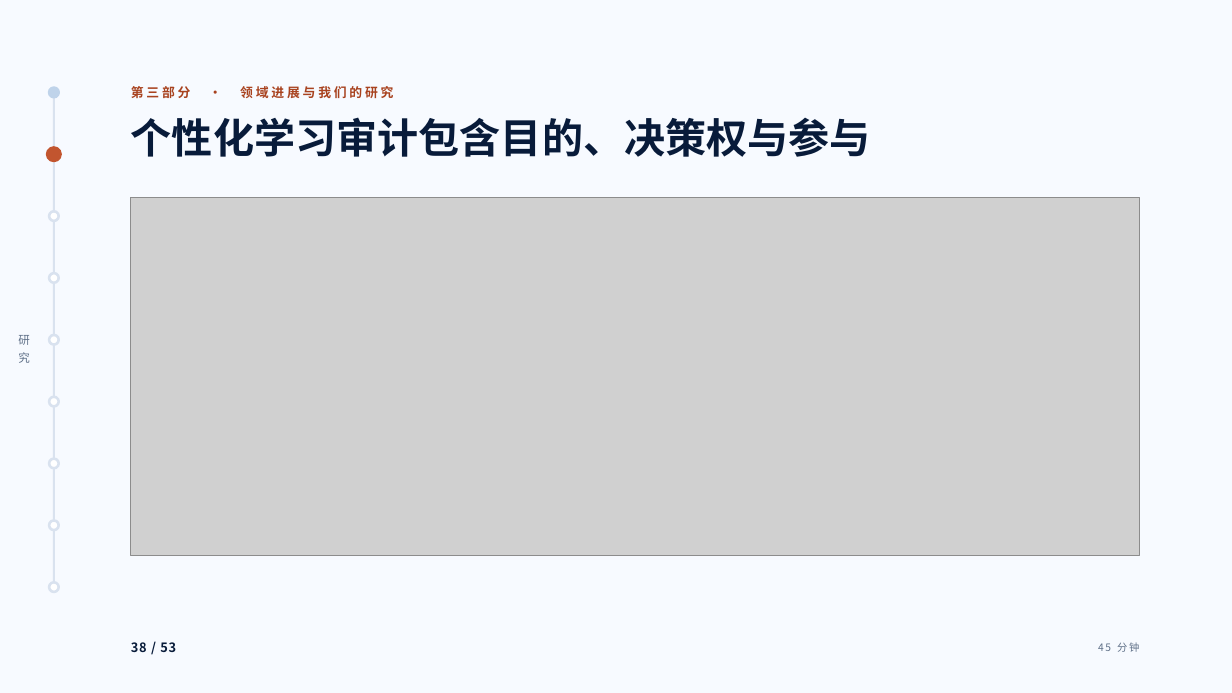
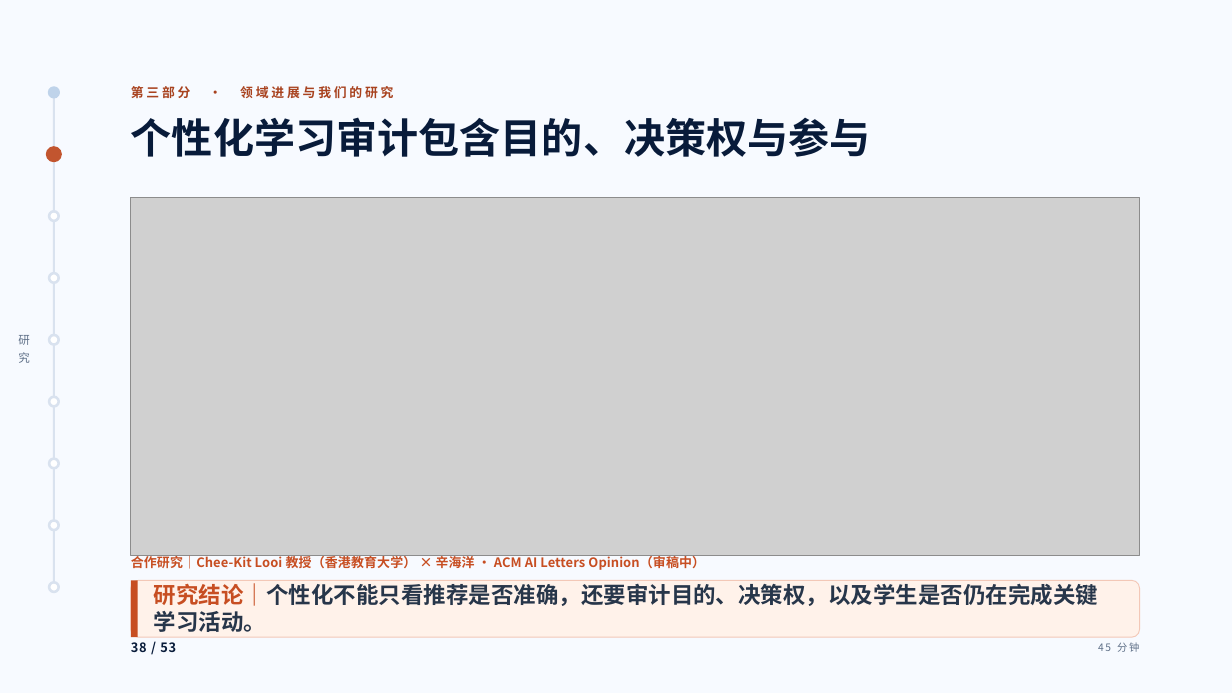
Before and after one commit to tonyxinvip/slides, a slide deck: slide 38 of student-ai-cognitive-division-2026/downloads/student-ai-cognitive-division-2026.pptx. Drawn at 1232x693 pixels with LibreOffice and Linux fonts; fonts in the diff are those of the drawing; grey boxes stand for pictures. Boxes give left, top, right and bottom in pixels: in the first picture for what was removed or moved away, otherwise in the second. Text is boxed around its words. In the diff, an @@ line names an element or a change of style, - is before the commit and + after.

```diff
--- a/student-ai-cognitive-division-2026/downloads/student-ai-cognitive-division-2026.pptx
+++ b/student-ai-cognitive-division-2026/downloads/student-ai-cognitive-division-2026.pptx
@@ text added at (131, 554, 705, 572), 10.1 pt, text #C74E22, bold @@
+合作研究｜Chee-Kit Looi 教授（香港教育大学） × 辛海洋 · ACM AI Letters Opinion（审稿中）
@@ rounded rectangle added at (131, 580, 1141, 637), fill #FFF2EA, outline #F3C8B7 0.75 pt @@
@@ rectangle added at (131, 580, 138, 637), fill #C74E22 @@
@@ text added at (154, 583, 1098, 632), 17.5 pt, text #27364A, bold @@
+研究结论｜个性化不能只看推荐是否准确，还要审计目的、决策权，以及学生是否仍在完成关键学习活动。
```
Also in this commit, not shown: 25 other slides changed, 57 other files.
